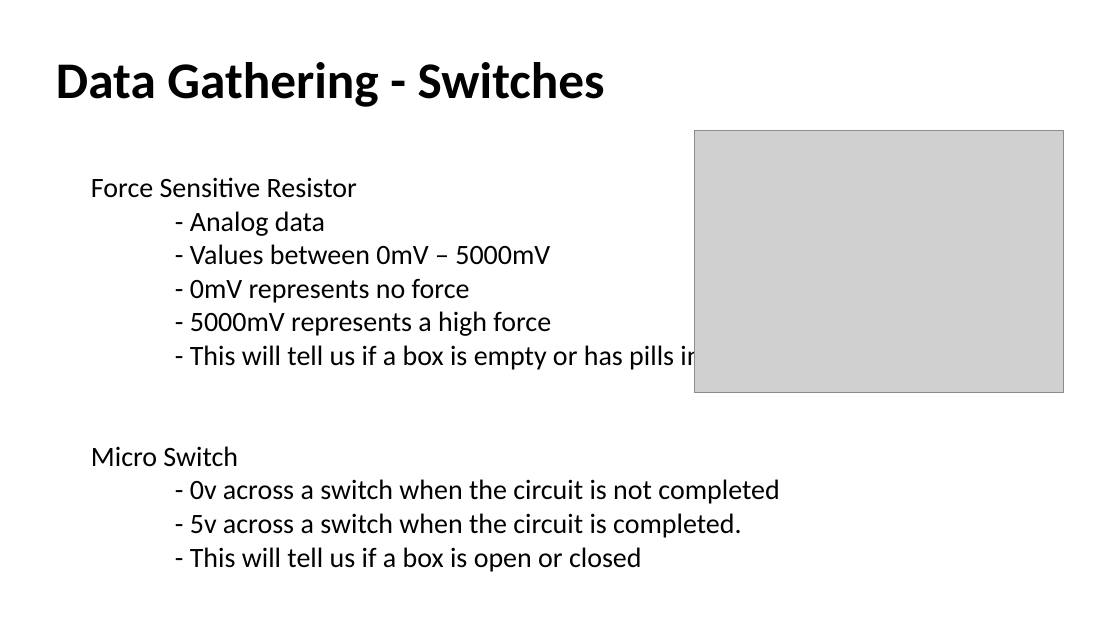
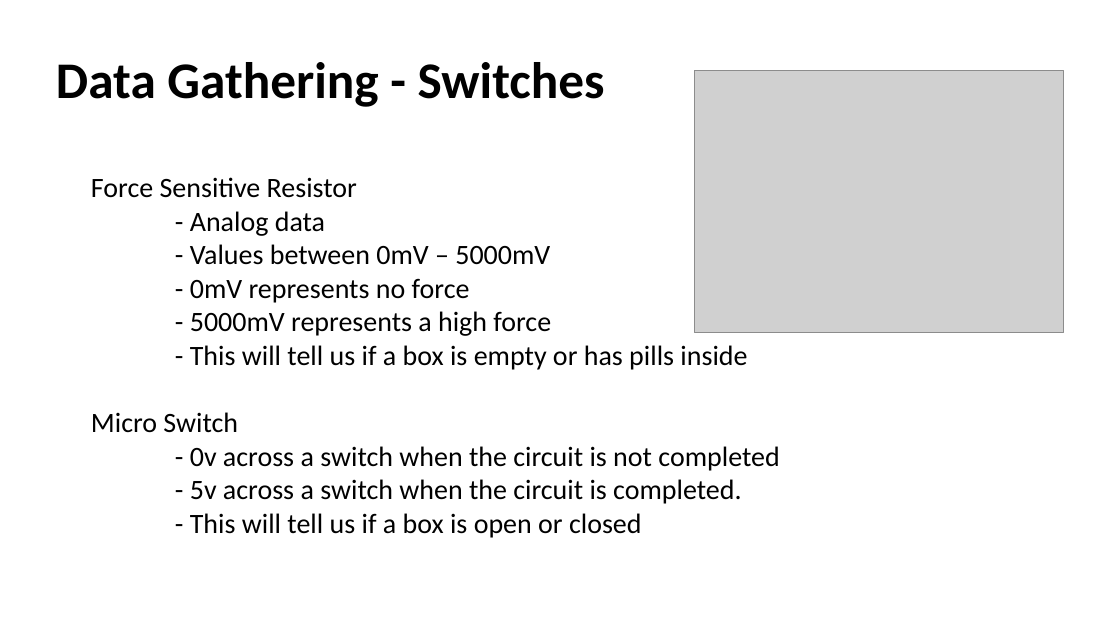
Before and after one commit to cianashby1337/IOT_CA1_Documentation, a slide deck: slide 18 of Screencast_PowerPoint.pptx. Drawn at 1120x630 pixels with LibreOffice and Linux fonts; fonts in the diff are those of the drawing; grey boxes stand for pictures. Boxes give left, top, right and bottom in pixels: in the first picture for what was removed or moved away, otherwise in the second. Text is boxed around its words. In the diff, an @@ line names an element or a change of style, - is before the commit and + after.

Commit message:
Fix image covering text

```diff
--- a/Screencast_PowerPoint.pptx
+++ b/Screencast_PowerPoint.pptx
@@ picture: place and size @@
-picture at bbox=[695, 130, 1065, 392]
+picture at bbox=[695, 71, 1065, 333]
@@ text "Force Sensitive Resistor" rewrapped from bbox=[91, 177, 779, 572] to bbox=[91, 177, 779, 538] @@
```
